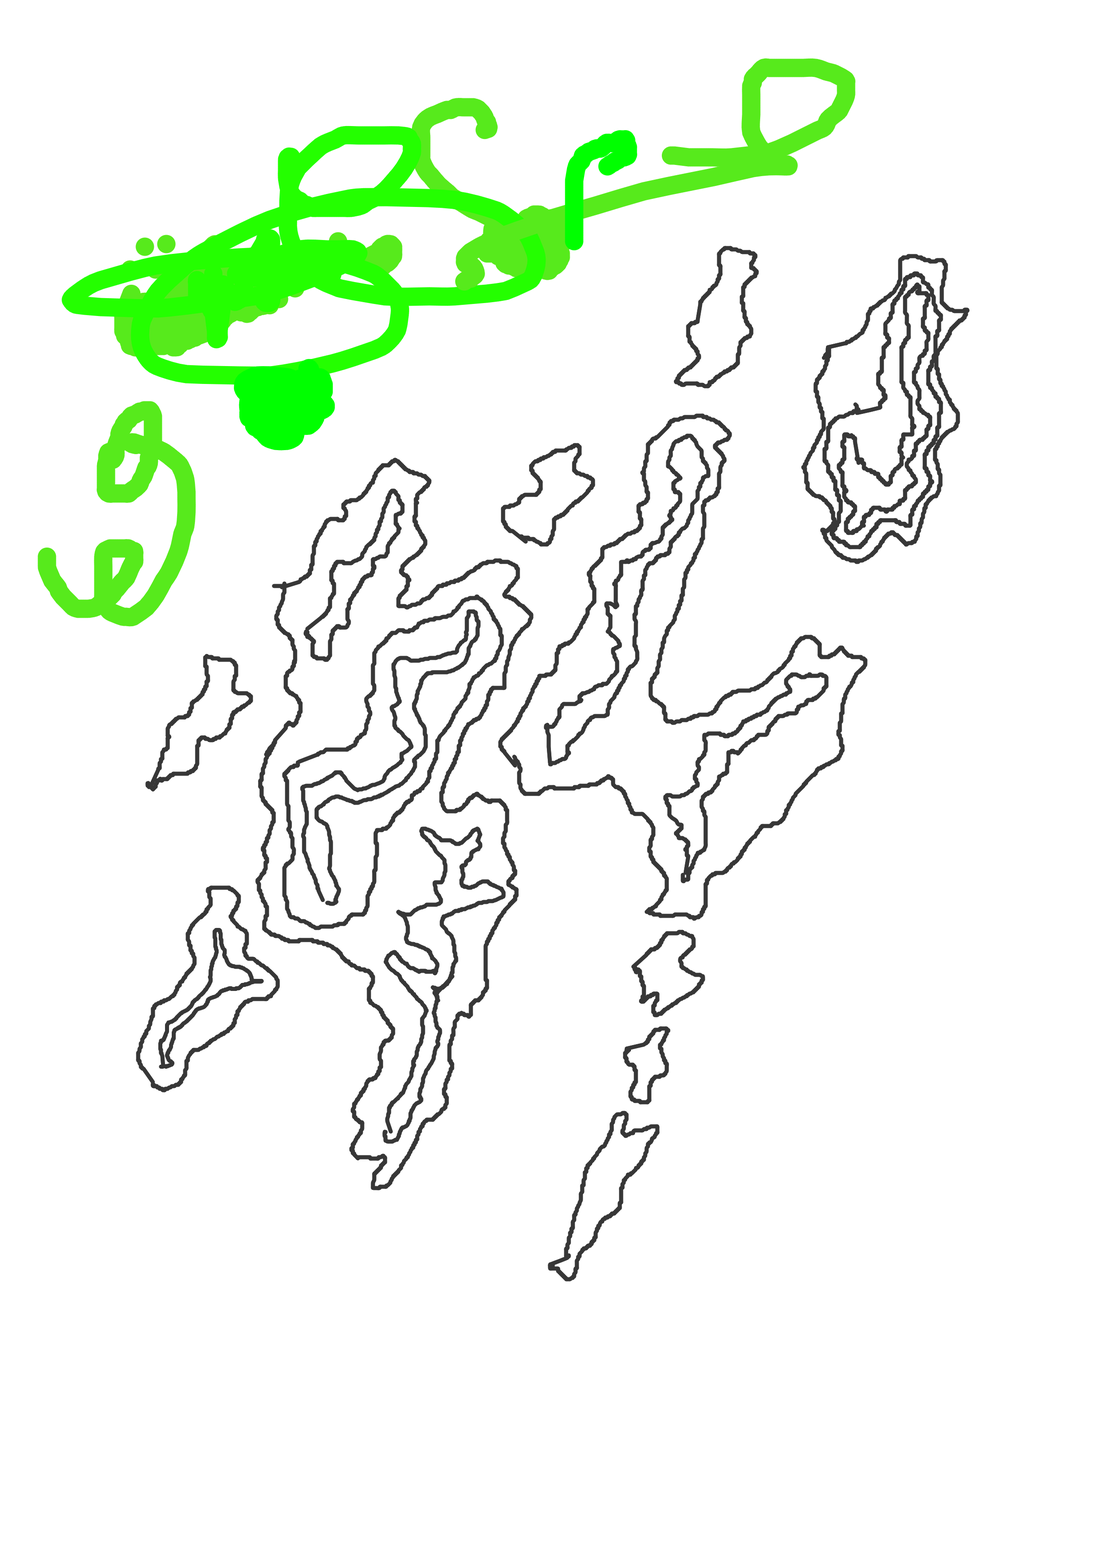
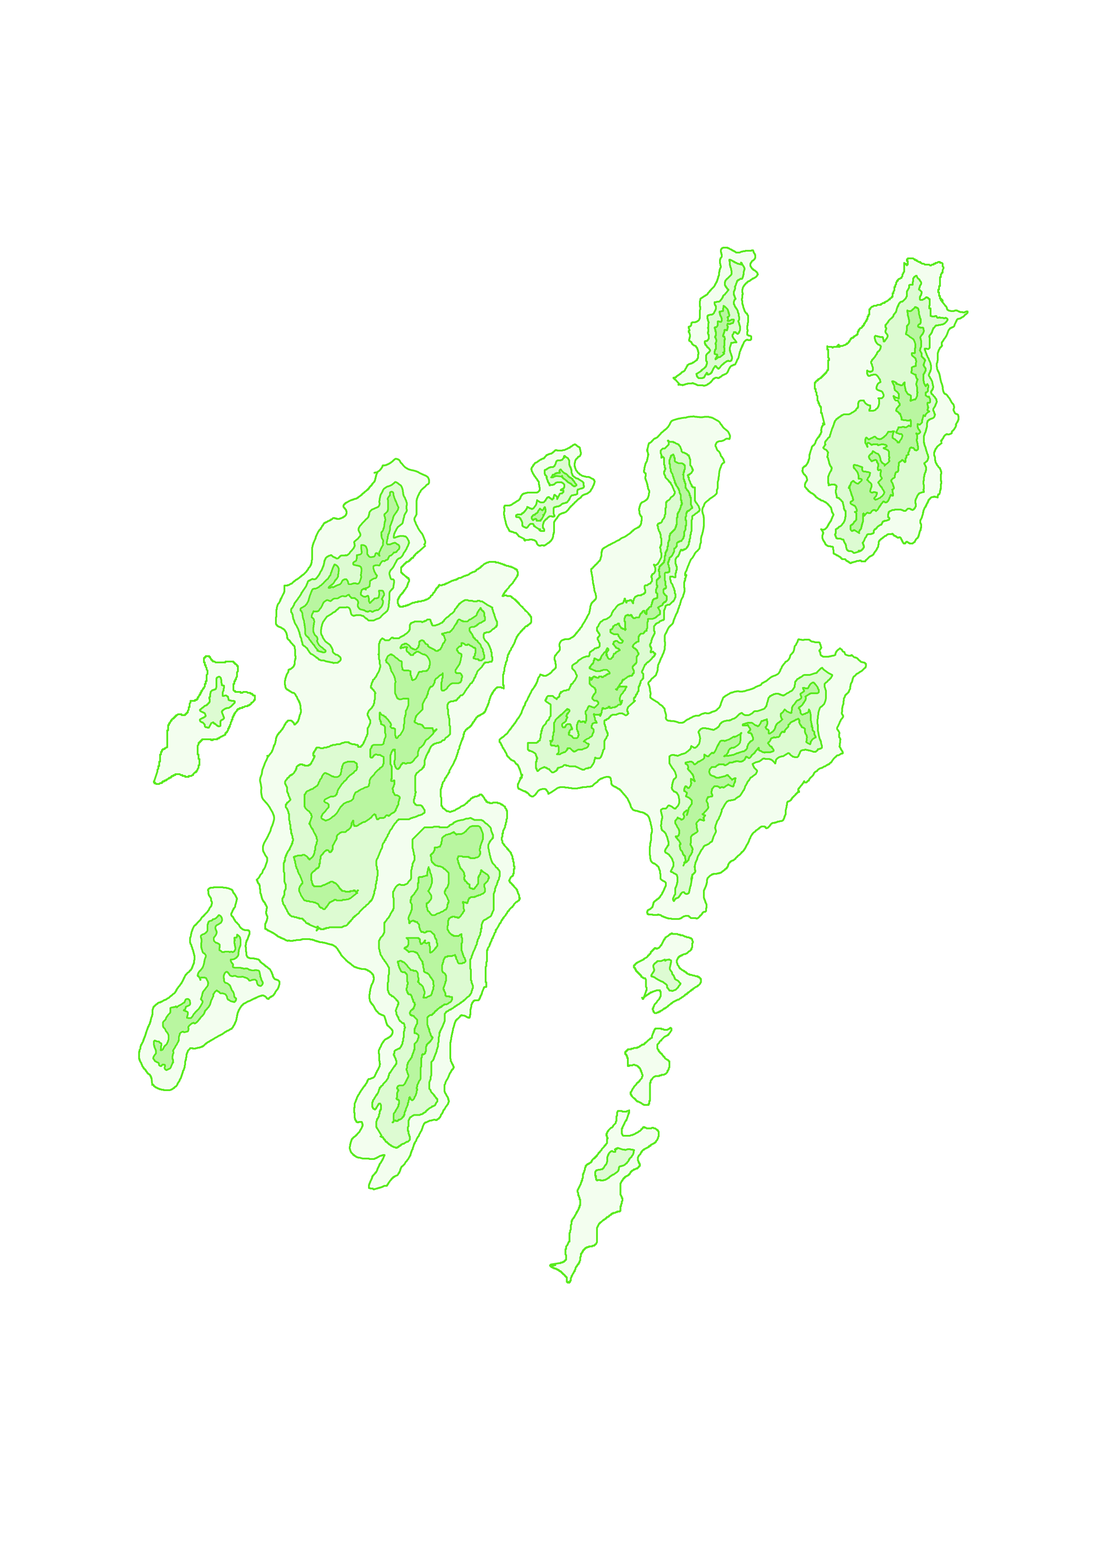
The second 1109×1568 image is a revision of the first. Changes to its layers:
removed layer "Paint Layer 7" over [37, 58, 859, 630]
added group "Group 9" with 2 layers above "Paint Layer 6" over [37, 58, 970, 1284]
added layer "Paint Layer 8" in group "Group 9" over [114, 228, 970, 1284]
hid "Paint Layer 1", moved it into group "Group 9", painted on it over [37, 58, 970, 1284]
hid "Paint Layer 6", painted on it over [143, 257, 945, 1145]
hid "Paint Layer 5", painted on it over [114, 228, 970, 1284]